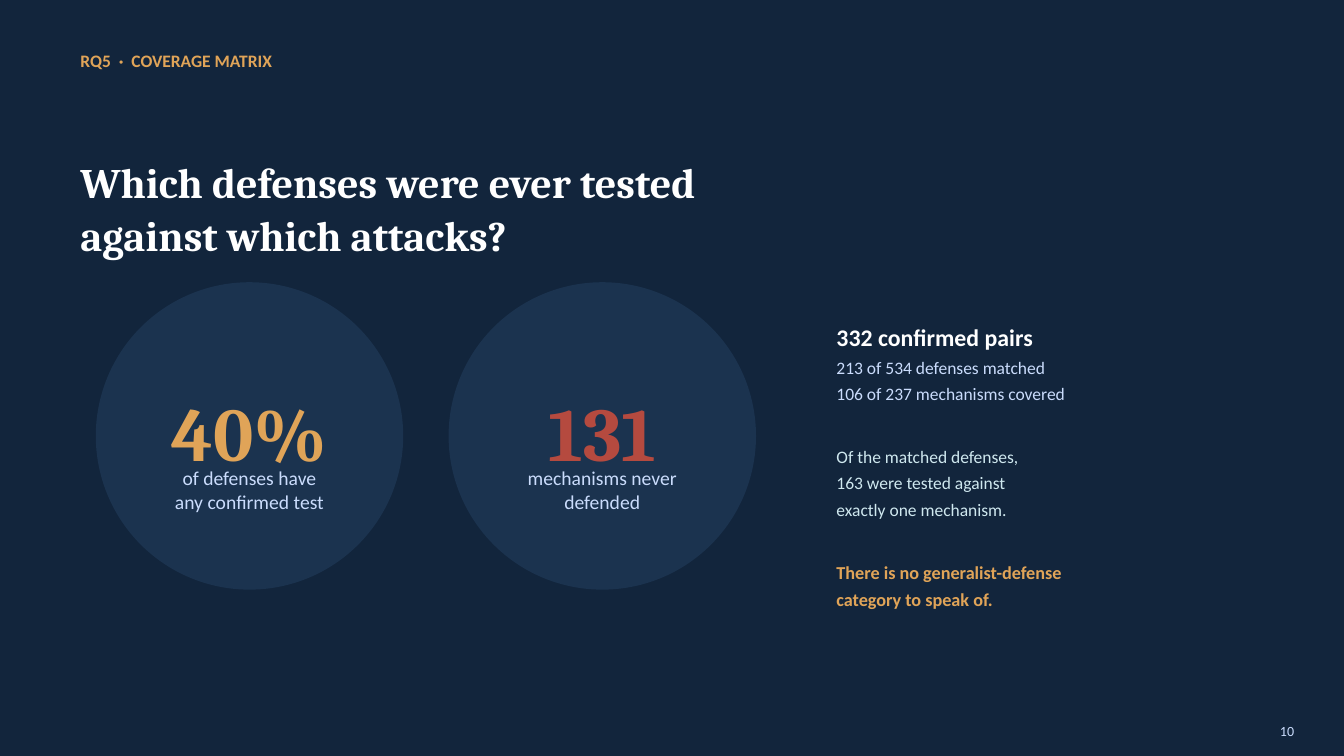
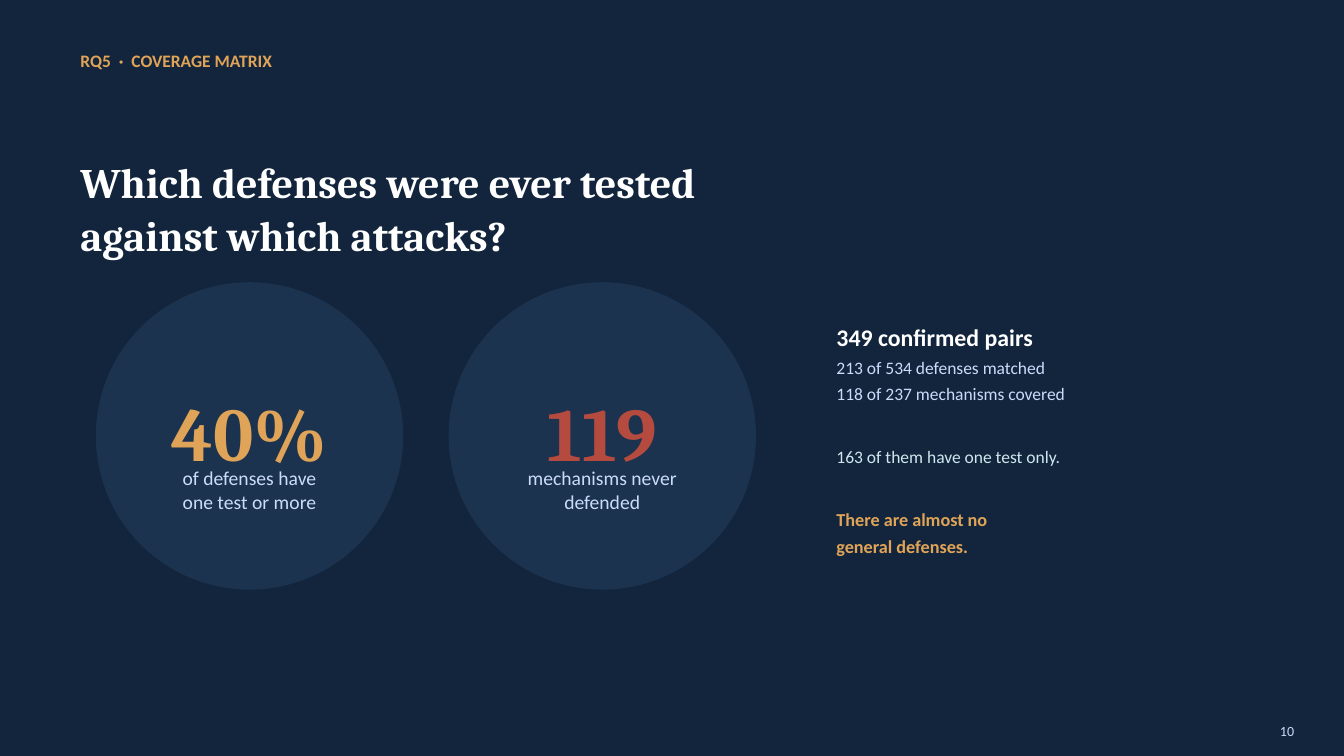
Before and after one commit to Nyamtulla/context_poison, a slide deck: slide 10 of context_sok_results_presentation.pptx. Drawn at 1344x756 pixels with LibreOffice and Linux fonts; fonts in the diff are those of the drawing. Boxes give left, top, right and bottom in pixels: in the first picture for what was removed or moved away, otherwise in the second. Text is boxed around its words. In the diff, an @@ line names an element or a change of style, - is before the commit and + after.

```diff
--- a/context_sok_results_presentation.pptx
+++ b/context_sok_results_presentation.pptx
@@ text at (836,329,1033,350): text changed @@
-332 confirmed pairs
+349 confirmed pairs
@@ text at (836,388,1065,556): text changed; text colour #CFE8EF to #E0A458 @@
-106 of 237 mechanisms covered
-Of the matched defenses,
-163 were tested against
-exactly one mechanism.
-There is no generalist-defense
-category to speak of.
+118 of 237 mechanisms covered
+163 of them have one test only.
+There are almost no
+general defenses.
@@ text at (548,410,658,477): text changed @@
-131
+119
@@ text at (183,496,316,509): text changed @@
-any confirmed test
+one test or more
```
Also in this commit, not shown: 19 other slides changed, 4 slides added, 5 other files.
